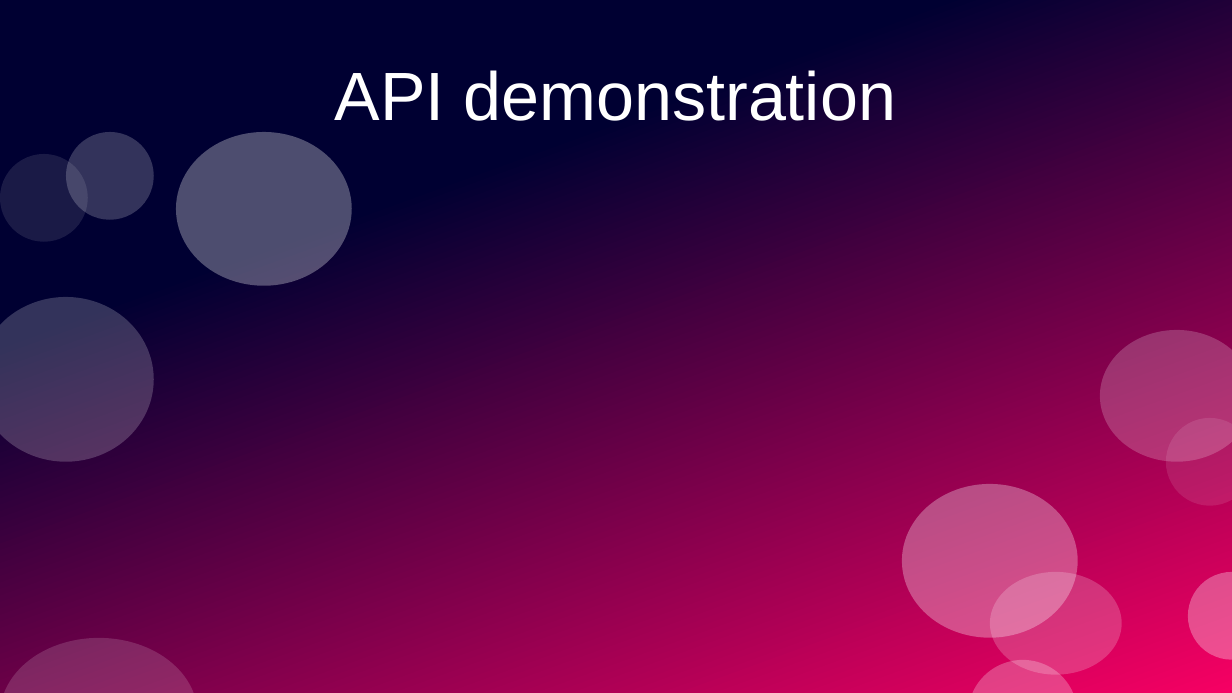
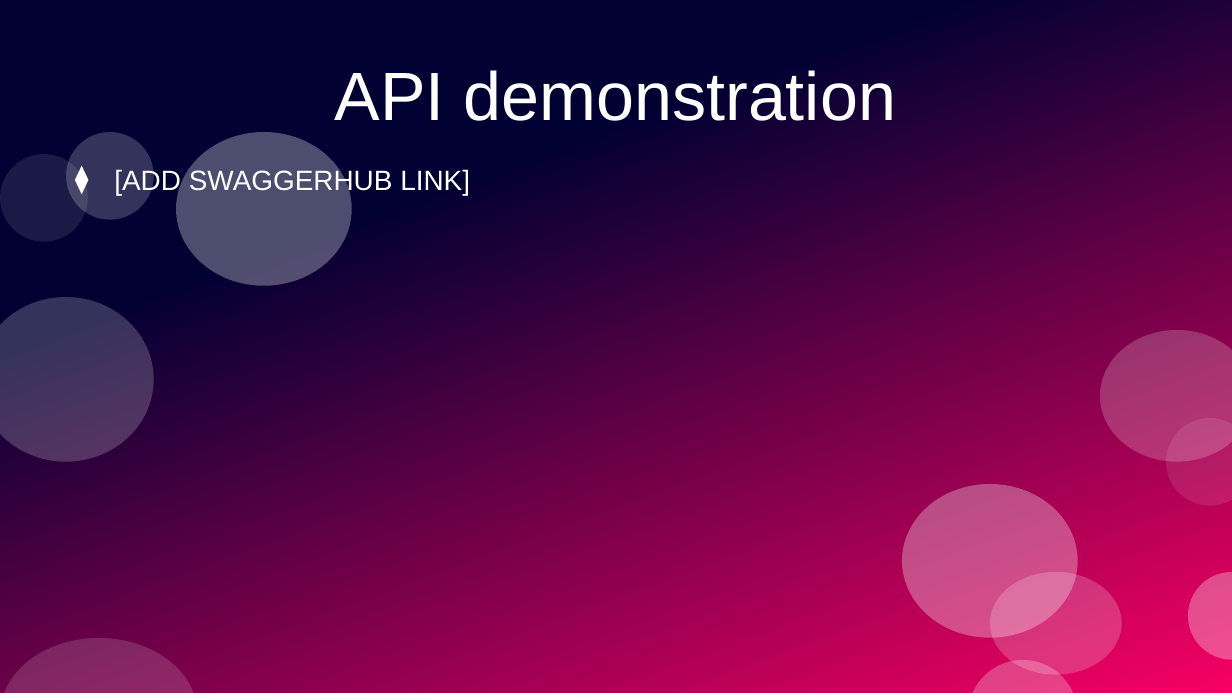
Before and after one commit to PrototypeProto/COP_4331_Small-Project, a slide deck: slide 13 of Pres.pptx (slide 11 before the commit). Drawn at 1232x693 pixels with LibreOffice and Linux fonts; fonts in the diff are those of the drawing. Boxes give left, top, right and bottom in pixels: in the first picture for what was removed or moved away, otherwise in the second. Text is boxed around its words. In the diff, an @@ line names an element or a change of style, - is before the commit and + after.

```diff
--- a/Pres.pptx
+++ b/Pres.pptx
@@ text added at bbox=[114, 168, 470, 195], 18 pt, text #FFFFFF @@
+⧫ [ADD SWAGGERHUB LINK]
```
Also in this commit, not shown: 6 other slides changed, 6 slides added, 4 slides removed.
